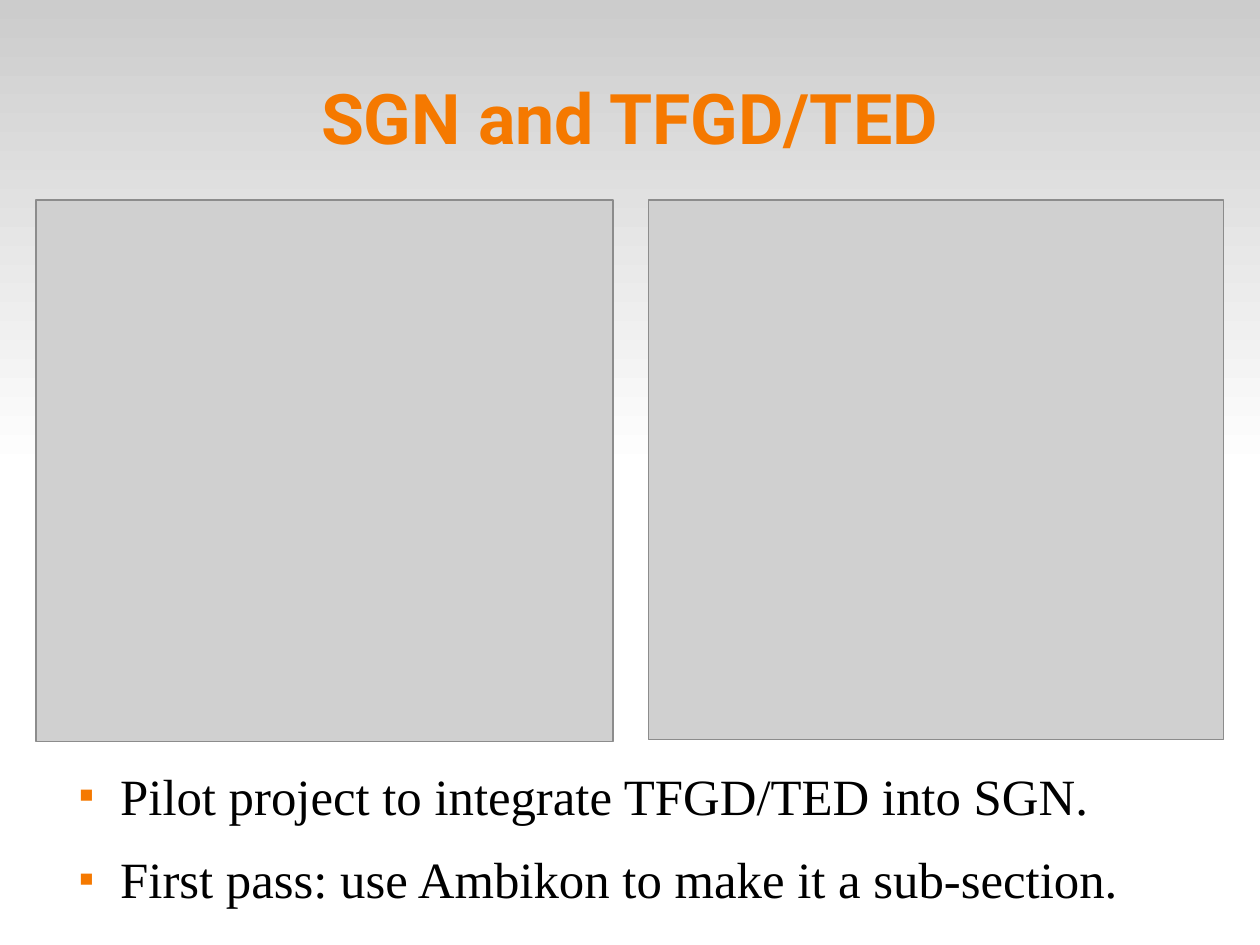
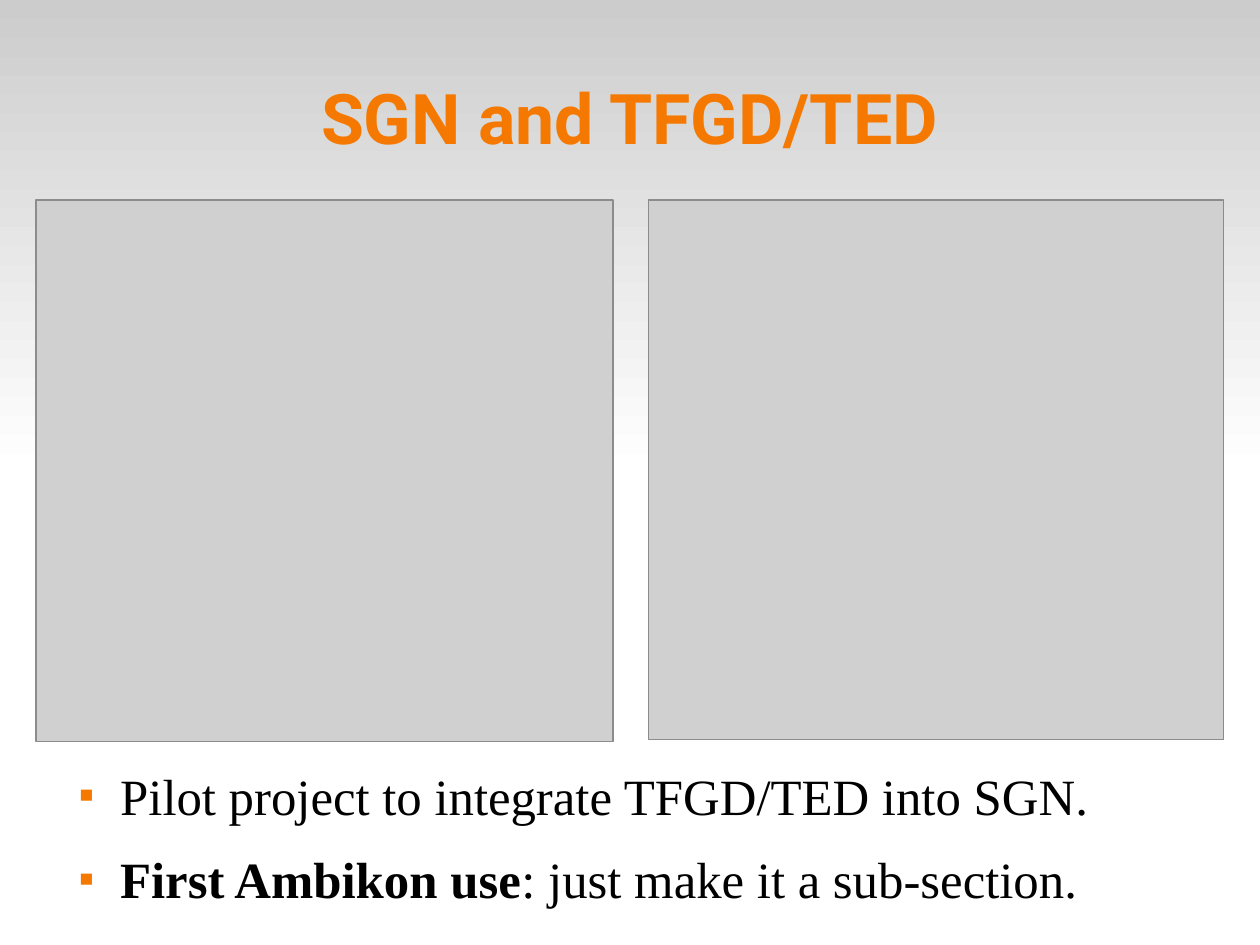
Before and after one commit to solgenomics/Ambikon, a slide deck: slide 15 of doc/presentations/ambikon_intro.odp (slide 14 before the commit). Drawn at 1260x945 pixels with LibreOffice and Linux fonts; fonts in the diff are those of the drawing; grey boxes stand for pictures. Boxes give left, top, right and bottom in pixels: in the first picture for what was removed or moved away, otherwise in the second. Text is boxed around its words. In the diff, an @@ line names an element or a change of style, - is before the commit and + after.

Commit message:
ambikon intro talk slides in fairly good shape

```diff
--- a/doc/presentations/ambikon_intro.odp
+++ b/doc/presentations/ambikon_intro.odp
@@ text at bbox=[120, 862, 1077, 908]: text changed @@
-■ First pass: use Ambikon to make it a sub-section.
+■ First Ambikon use: just make it a sub-section.
```
Also in this commit, not shown: 10 other slides changed, 1 slide added, 1 slide removed.
